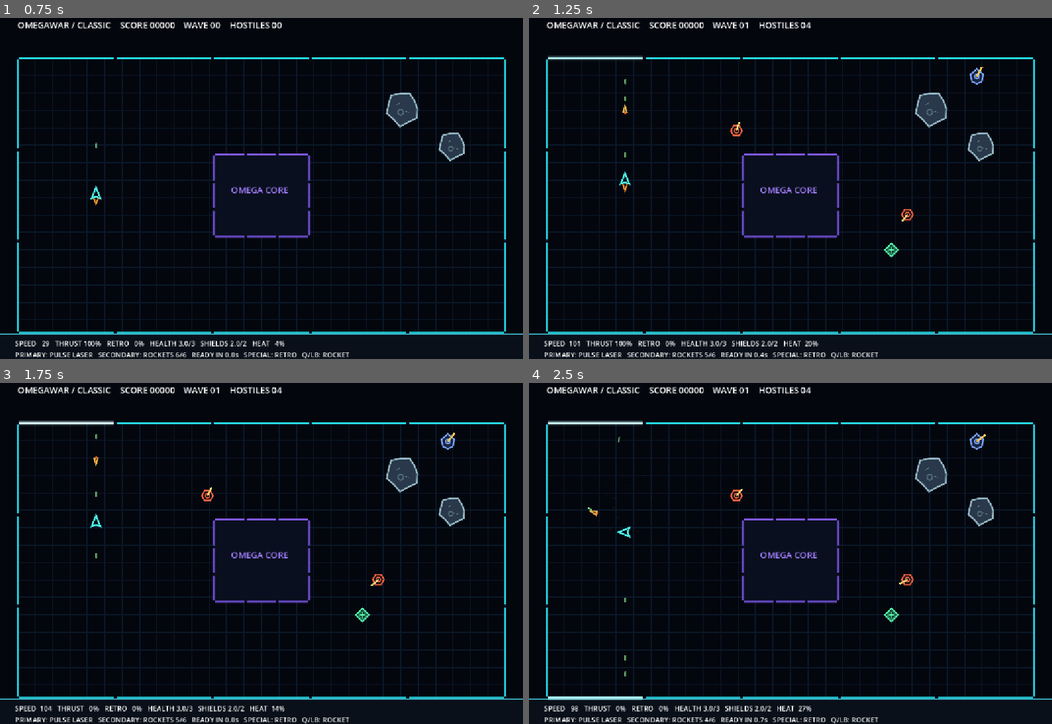
Above: before the commit, frames 1-4 (two rows, left to right).
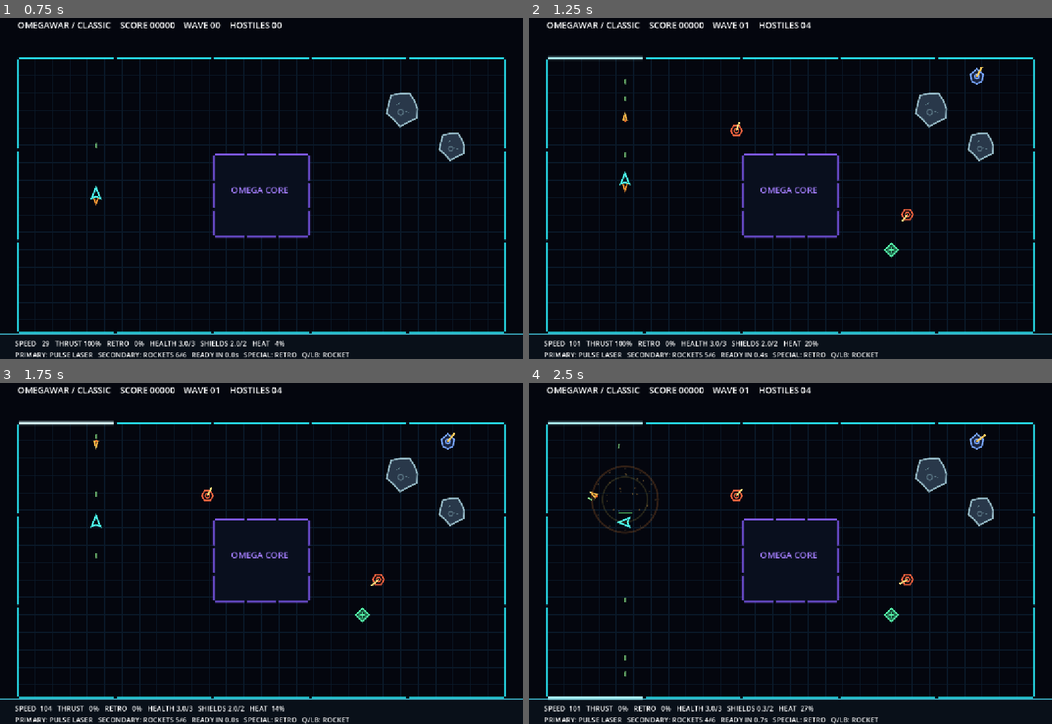
Above: after the commit, the same moments.

Repository: Jonty303/Project-OmegaWar
Game: Godot game, scene res://scenes/main.tscn
Same seed, same stepped clock (60 frames per second), same inputs: the game is played once before the commit and once after it.
Inputs (mouse positions are in pixels of both pictures, inside the frame that each line leads up to):
- Up to frame 1 (0.75 s): tap Enter at 0.5 s; move the mouse to (235, 253) at 0.52 s; hold W (thrust) from 0.53 s (still down); hold Space (fire) from 0.53 s (still down); click (235, 253) at 0.67 s
- Up to frame 2 (1.25 s): keep holding W (thrust); keep holding Space (fire); tap Q (fire_secondary) at 0.8 s
- Up to frame 3 (1.75 s): release W (thrust) at 1.25 s; release Space (fire) at 1.25 s; drag from (418, 601) to (235, 618) at 1.27 s
- Up to frame 4 (2.5 s): move the mouse to (633, 498) at 2.02 s; hold A (turn_left) from 2.03 s (still down); hold Space (fire) from 2.03 s (still down); tap Q (fire_secondary) at 2.3 s

Frame 1 is identical in both runs. In frame 2, less than 0.1% of the frame differs, in the area x 17-19%, y 24-31%; in frame 3, less than 0.1%; in frame 4, 1.2%, in the area x 3-55%, y 11-97%.

Commit message:
Remove ship velocity inheritance from rockets and shorten guided missile flight

Diff:
--- a/scripts/game.gd
+++ b/scripts/game.gd
@@ -407,7 +407,7 @@
 	# Do not consume scarce ammunition when the muzzle is already obstructed.
 	if arena.blocked(launch_point, Rocket.ROCKET_RADIUS):
 		return
-	var launch: Dictionary = ship.secondary.fire(ship.position, direction, ship.velocity)
+	var launch: Dictionary = ship.secondary.fire(ship.position, direction)
 	if launch.is_empty():
 		return
 	var missile := Rocket.new()
--- a/scripts/homing_missile.gd
+++ b/scripts/homing_missile.gd
@@ -7,7 +7,7 @@
 const BLAST_RANGE := 48.0
 const DAMAGE := 1.0
 const BLAST_KNOCKBACK := 100.0
-const FLIGHT_RANGE := 900.0
+const FLIGHT_RANGE := 780.0
 const FLIGHT_LIFETIME := 3.0
 const RADIUS := 4.0
 
--- a/scripts/secondary_rockets.gd
+++ b/scripts/secondary_rockets.gd
@@ -1,7 +1,7 @@
 extends RefCounted
 
-# Limited, unguided medium-range secondary. Momentum is deliberately inherited,
-# unlike the player's primary Pulse Laser.
+# Limited, unguided medium-range secondary. Launch velocity follows the
+# gun direction alone, just like the Pulse Laser: no ship momentum inherited.
 const NAME := "Unguided Rockets"
 const MAX_AMMO := 6
 const SHOT_SPEED := 350.0
@@ -19,7 +19,7 @@
 func tick(delta: float) -> void:
 	cooldown = maxf(0.0, cooldown - delta)
 
-func fire(origin: Vector2, heading: Vector2, inherited_velocity: Vector2) -> Dictionary:
+func fire(origin: Vector2, heading: Vector2) -> Dictionary:
 	if ammo <= 0 or cooldown > 0.0 or heading.is_zero_approx():
 		return {}
 	ammo -= 1
@@ -27,7 +27,7 @@
 	var direction: Vector2 = heading.normalized()
 	return {
 		"position": origin + direction * MUZZLE_OFFSET,
-		"velocity": direction * SHOT_SPEED + inherited_velocity,
+		"velocity": direction * SHOT_SPEED,
 		"max_range": MAX_RANGE,
 		"damage": DAMAGE,
 		"blast_radius": BLAST_RADIUS,
